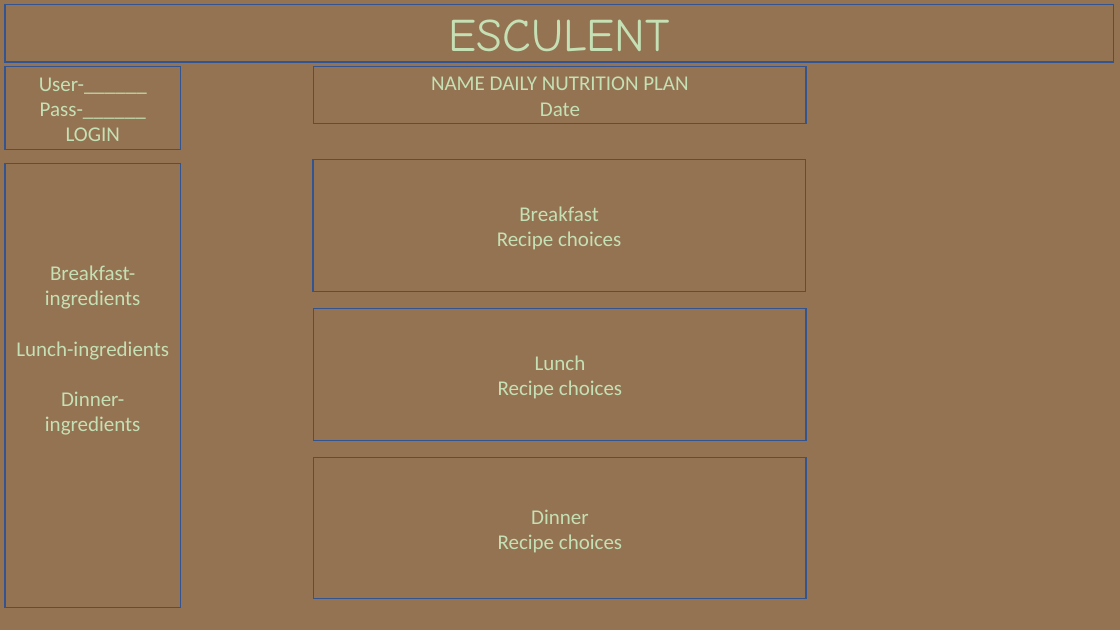
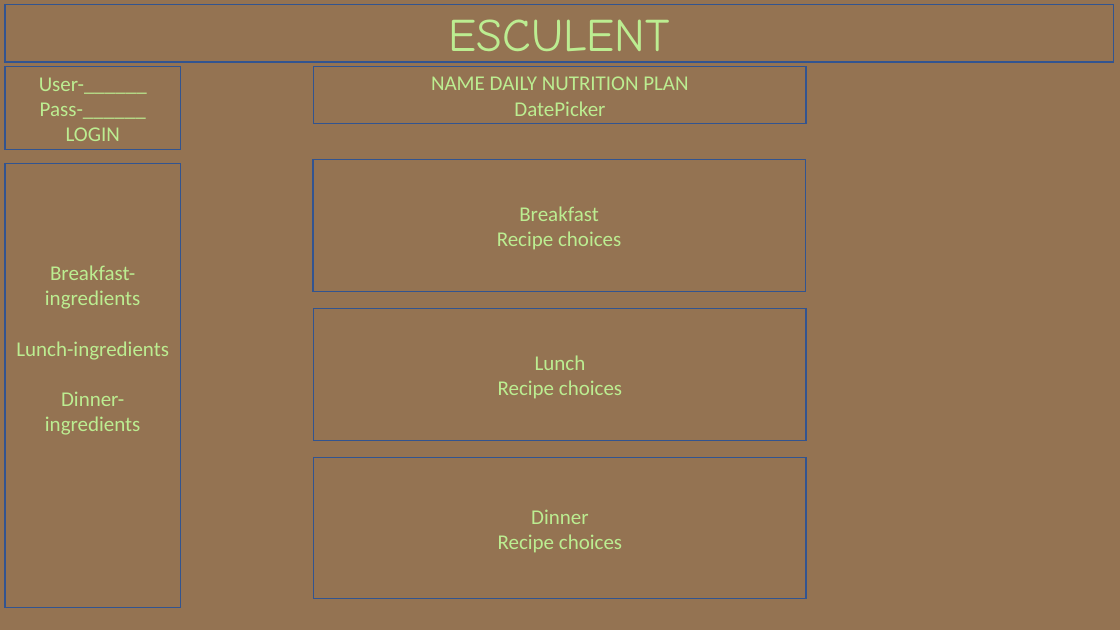
Before and after one commit to Blue-Esculent/Wireframes, a slide deck: slide 5 of ESCULENT.pptx (slide 4 before the commit). Drawn at 1120x630 pixels with LibreOffice and Linux fonts; fonts in the diff are those of the drawing. Boxes give left, top, right and bottom in pixels: in the first picture for what was removed or moved away, otherwise in the second. Text is boxed around its words. In the diff, an @@ line names an element or a change of style, - is before the commit and + after.

```diff
--- a/ESCULENT.pptx
+++ b/ESCULENT.pptx
@@ text in rectangle at [431,76,688,90]: text colour #C5E0B4 to #BCED91 in "NAME DAILY NUTRITION PLAN" @@
@@ text in rectangle at [514,101,605,116]: text changed; text colour #C5E0B4 to #BCED91 @@
-Date
+DatePicker
@@ text colour #C5E0B4 to #BCED91 in 6 elements at [5,4,1113,62], [5,66,181,150], [314,308,807,440], [313,160,806,292], [314,458,807,599], [5,164,181,608] @@
```
Also in this commit, not shown: 4 other slides changed, 4 slides added.
